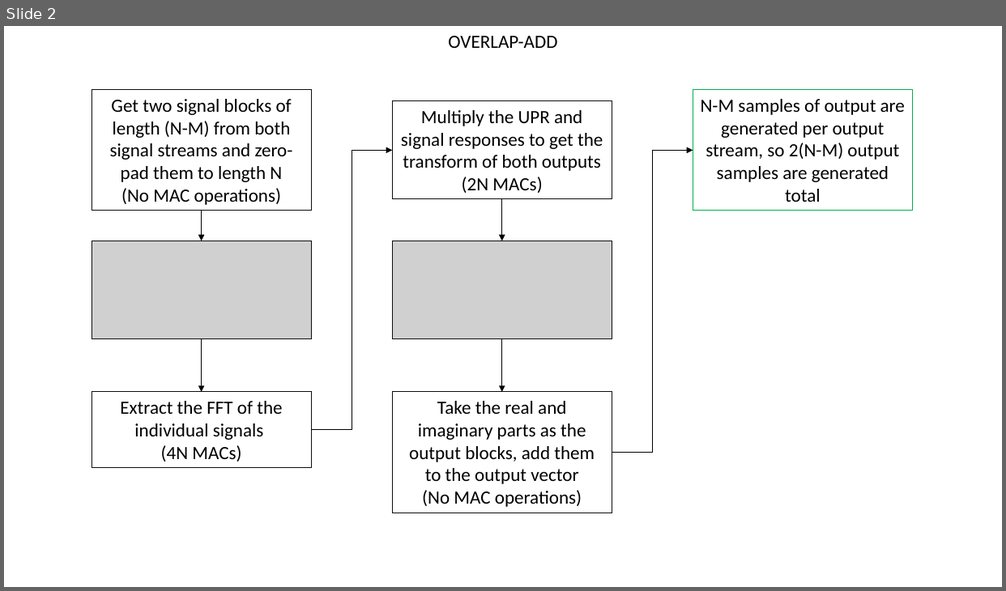
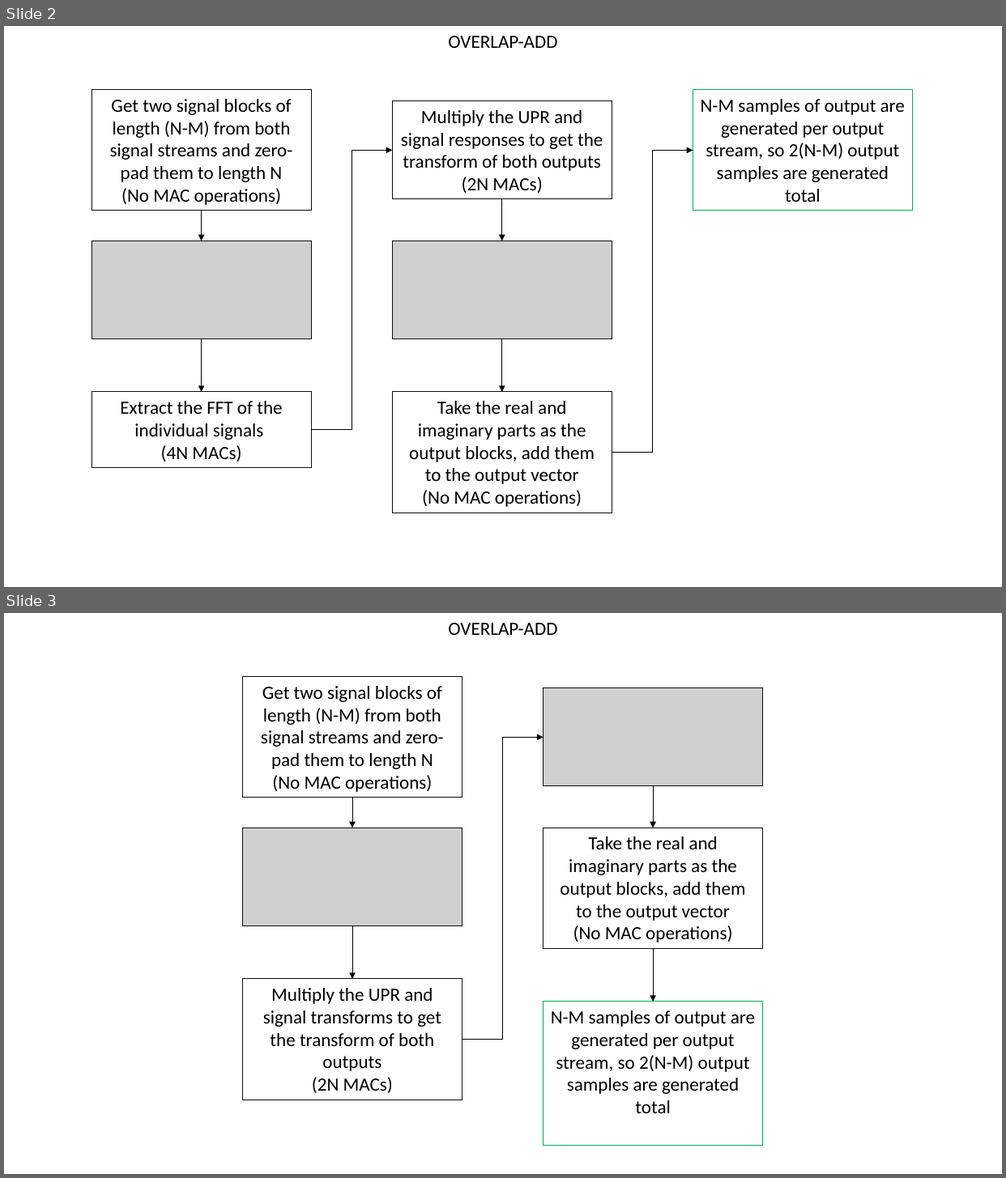
Before and after one commit to Samsonizor/dsp_p2, a slide deck: p6_illustration.pptx. Shown one above the other, each under a label of ours: slide 2 before the commit, slides 2 and 3 after it. The pictures are 1006x591 and 1006x1178 pixels, drawn with LibreOffice and Linux fonts; fonts in the diff are those of the drawing; grey boxes stand for pictures. Boxes give left, top, right and bottom in pixels: in the first picture for what was removed or moved away, otherwise in the second. Text is boxed around its words. In the diff, an @@ line names an element or a change of style, - is before the commit and + after.

```diff
--- a/p6_illustration.pptx
+++ b/p6_illustration.pptx
@@ slide 3 added at (4, 613, 1002, 1174), background #FFFFFF @@
@@ text added at (448, 623, 557, 635), 18 pt, text #000000 @@
+OVERLAP-ADD
@@ rectangle added at (243, 677, 463, 798), outline #0D0D0D 0.75 pt, 18 pt, text #000000 @@
+Get two signal blocks of length (N-M) from both signal streams and zero-pad them to length N
+(No MAC operations)
@@ picture added at (543, 688, 763, 786) @@
@@ elbow arrow added from (462, 1040) to (543, 737), #000000 0.5 pt @@
@@ arrow added from (352, 798) to (352, 828), #000000 0.5 pt @@
@@ arrow added from (653, 786) to (653, 828), #000000 0.5 pt @@
@@ picture added at (243, 828, 463, 926) @@
@@ rectangle added at (543, 828, 763, 949), outline #0D0D0D 0.75 pt, 18 pt, text #000000 @@
+Take the real and imaginary parts as the output blocks, add them to the output vector
+(No MAC operations)
@@ arrow added from (352, 926) to (352, 979), #000000 0.5 pt @@
@@ arrow added from (653, 949) to (653, 1002), #000000 0.5 pt @@
@@ rectangle added at (243, 979, 463, 1101), outline #0D0D0D 0.75 pt, 18 pt, text #000000 @@
+Multiply the UPR and signal transforms to get the transform of both outputs
+(2N MACs)
@@ rectangle added at (543, 1002, 763, 1145), outline #00B050 0.75 pt, 18 pt, text #000000 @@
+N-M samples of output are generated per output stream, so 2(N-M) output samples are generated total
```
Also in this commit, not shown: 1 slide changed, 9 other files.
